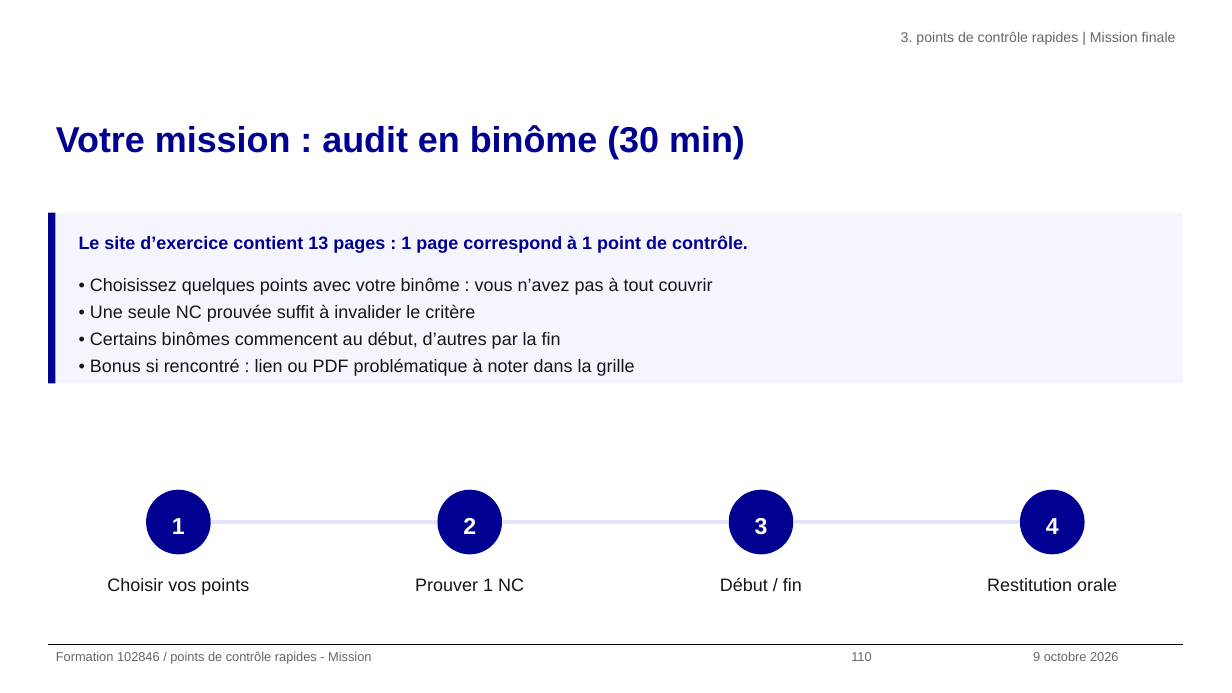
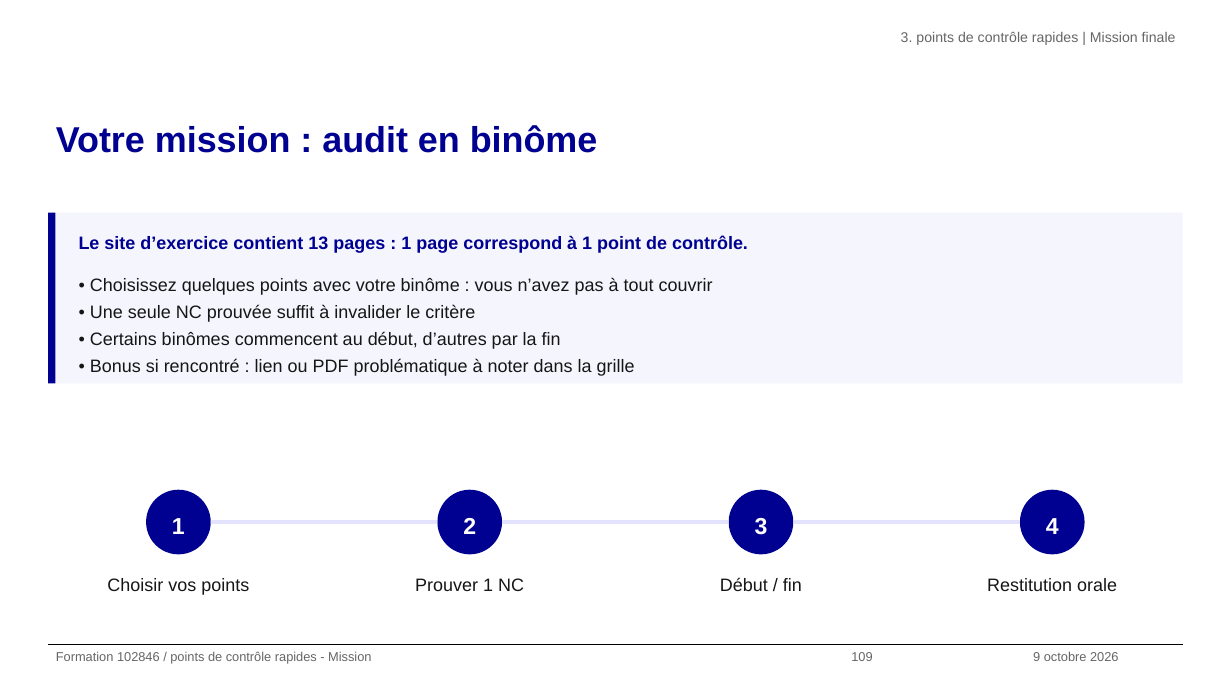
Before and after one commit to alexandra-guiderdoni/usine-fabrication-igpde-102846-ay11, a slide deck: slide 109 of livrables-IGPDE-2026-102846/Formateur/support-formation-102846-2026-IGPDE.pptx (slide 110 before the commit). Drawn at 1232x693 pixels with LibreOffice and Linux fonts; fonts in the diff are those of the drawing; background and template pictures are left out. Boxes give left, top, right and bottom in pixels: in the first picture for what was removed or moved away, otherwise in the second. Text is boxed around its words. In the diff, an @@ line names an element or a change of style, - is before the commit and + after.

```diff
--- a/livrables-IGPDE-2026-102846/Formateur/support-formation-102846-2026-IGPDE.pptx
+++ b/livrables-IGPDE-2026-102846/Formateur/support-formation-102846-2026-IGPDE.pptx
@@ title at [56, 125, 598, 153]: text changed @@
-Votre mission : audit en binôme (30 min)
+Votre mission : audit en binôme
@@ text at [851, 652, 872, 661]: text changed @@
-110
+109
```
Also in this commit, not shown: 56 other slides changed, 3 slides removed, 21 other files.
